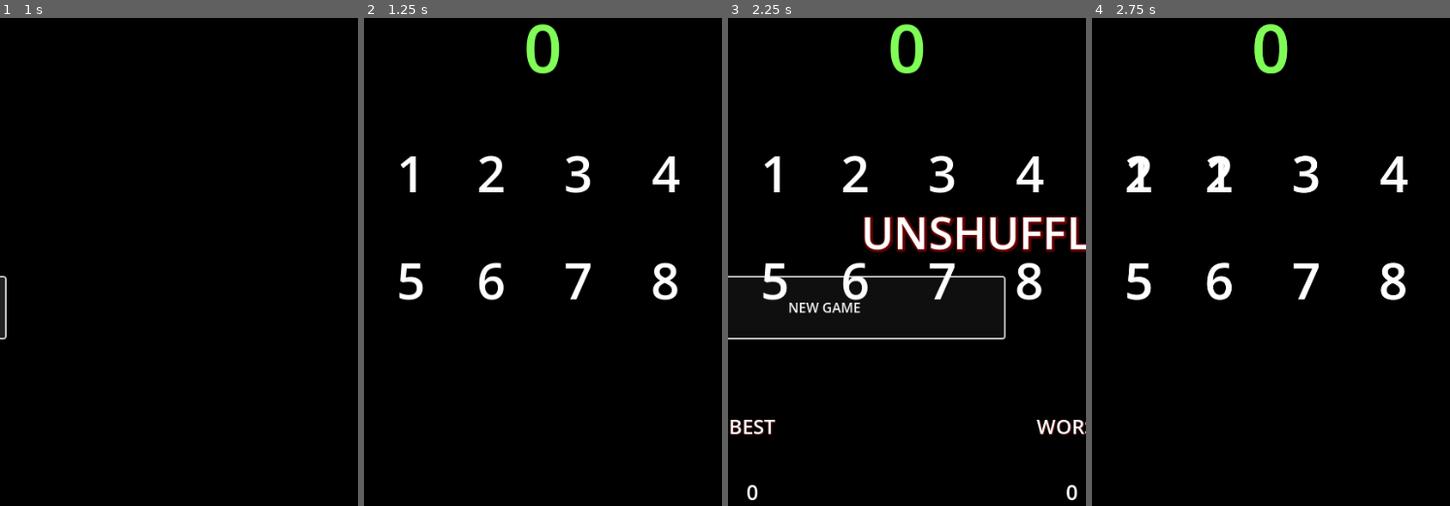
Above: before the commit, frames 1-4 (left to right).
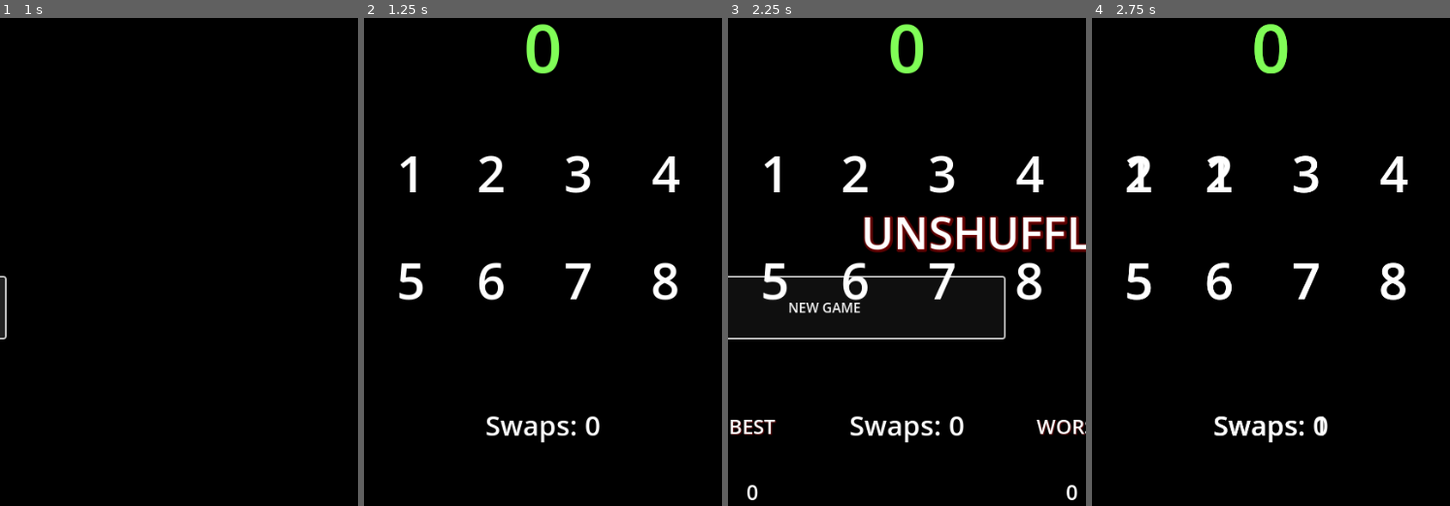
Above: after the commit, the same moments.

Repository: XanderMax/unshuffle
Game: Godot game, scene res://scenes/main.tscn
Two runs of this game, one before a commit and one after it. Both use one fixed random seed, a clock stepped at 60 frames per second and the inputs below.
Inputs (mouse positions are in pixels of both pictures, inside the frame that each line leads up to):
- Up to frame 1 (1 s): click "NEW GAME" at 0.5 s
- Up to frame 2 (1.25 s): no input
- Up to frame 3 (2.25 s): move the mouse to (774, 174) at 1.27 s; click (774, 174) at 1.42 s; tap Enter at 2 s; move the mouse to (856, 174) at 2.02 s; click (856, 174) at 2.17 s
- Up to frame 4 (2.75 s): no input

Frame 1 is identical in both runs. In frame 2, 0.6% of the frame differs, in the area x 34-66%, y 81-88%; in frame 3, 0.6%; in frame 4, 0.7%.

Commit message:
Add swaps counter

Diff:
--- a/godot/scenes/game_screen.gd
+++ b/godot/scenes/game_screen.gd
@@ -4,6 +4,7 @@
 var _display_array: Array = default_display_array.duplicate(true)
 var _hidden_array: Array
 var _selected_card_index: int = -1
+var _swaps_count: int = 0
 
 signal card_selected(index: int)
 signal card_locked(index: int)
@@ -32,6 +33,7 @@
 		if card1 and card2:
 			self._swap_cards(index, self._selected_card_index)
 			$CenterContainer/MatchCountLabel.text = str(_count_matches())
+			self._set_swaps_count(self._swaps_count + 1)
 			self._selected_card_index = -1
 
 func _on_card_double_clicked(index: int) -> void:
@@ -68,12 +70,20 @@
 			matches_count = matches_count + 1
 	return matches_count
 
+func _set_swaps_count(swaps_count: int):
+	self._swaps_count = swaps_count
+	$SwapsCountLabel.text = "Swaps: %d" % self._swaps_count
+
+func get_swaps_count() -> int:
+	return self._swaps_count
+
 func reset(hidden_array: Array):
 	if hidden_array.size() != default_display_array.size():
 		return
 	self._display_array = self.default_display_array.duplicate(true)
 	self._hidden_array = hidden_array
 	self._selected_card_index = -1
+	self._set_swaps_count(0)
 	$CenterContainer/MatchCountLabel.text = str(_count_matches())
 	for index in range(0, 8):
 		var card: Card = _get_card(index)
--- a/godot/scenes/game_screen.tscn
+++ b/godot/scenes/game_screen.tscn
@@ -6,6 +6,9 @@
 [sub_resource type="LabelSettings" id="LabelSettings_pyxtd"]
 font_size = 80
 font_color = Color(0.501961, 0.992157, 0.341176, 1)
+
+[sub_resource type="LabelSettings" id="LabelSettings_dicam"]
+font_size = 33
 
 [node name="GameScreen" type="Control"]
 layout_mode = 3
@@ -84,3 +87,13 @@
 label_settings = SubResource("LabelSettings_pyxtd")
 horizontal_alignment = 1
 vertical_alignment = 1
+
+[node name="SwapsCountLabel" type="Label" parent="."]
+layout_mode = 0
+offset_top = 472.0
+offset_right = 428.0
+offset_bottom = 584.0
+text = "Swaps: 0"
+label_settings = SubResource("LabelSettings_dicam")
+horizontal_alignment = 1
+vertical_alignment = 1
Not shown: 1 places in godot/scenes/game_screen.tscn that only renumber resources
